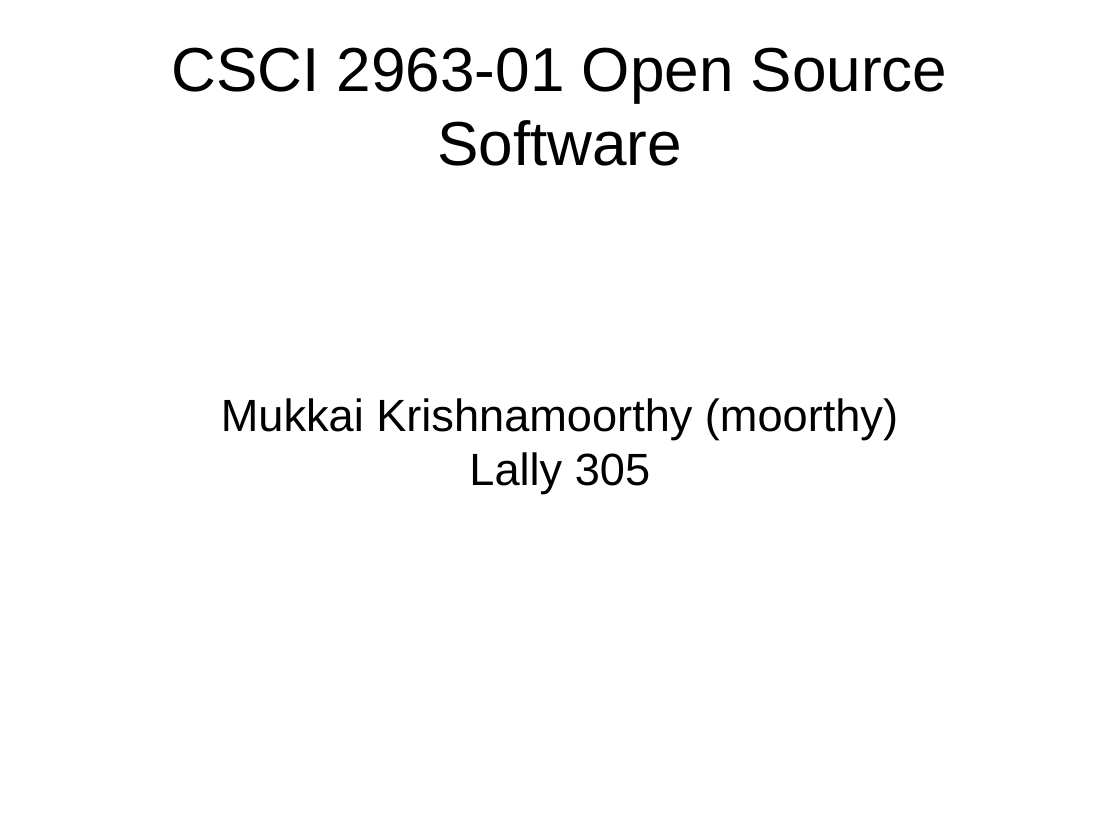
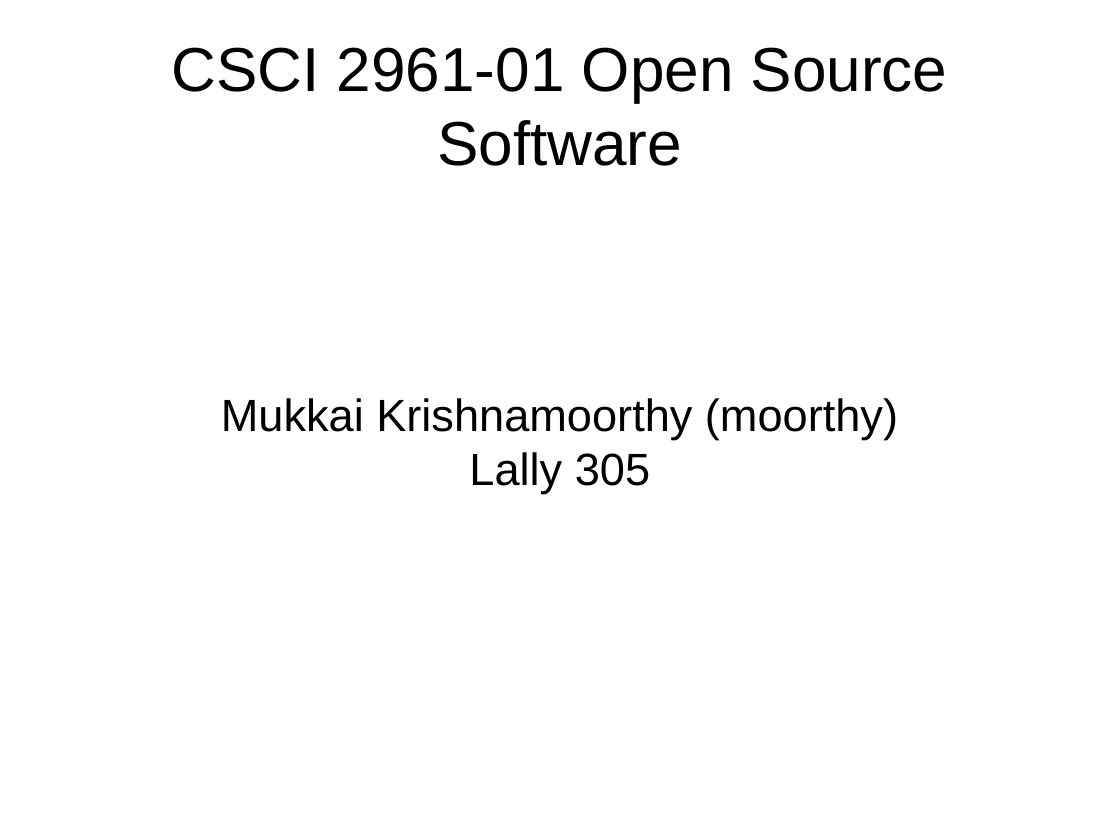
Before and after one commit to rcos/CSCI2961-01-Fall2016, a slide deck: slide 1 of Lectures/Lecture-1-1.odp. Drawn at 1120x840 pixels with LibreOffice and Linux fonts; fonts in the diff are those of the drawing. Boxes give left, top, right and bottom in pixels: in the first picture for what was removed or moved away, otherwise in the second. Text is boxed around its words. In the diff, an @@ line names an element or a change of style, - is before the commit and + after.

```diff
--- a/Lectures/Lecture-1-1.odp
+++ b/Lectures/Lecture-1-1.odp
@@ title at box(171, 47, 948, 166): text changed @@
-CSCI 2963-01 Open Source Software
+CSCI 2961-01 Open Source Software
```
Also in this commit, not shown: 3 other slides changed, 5 other files.
